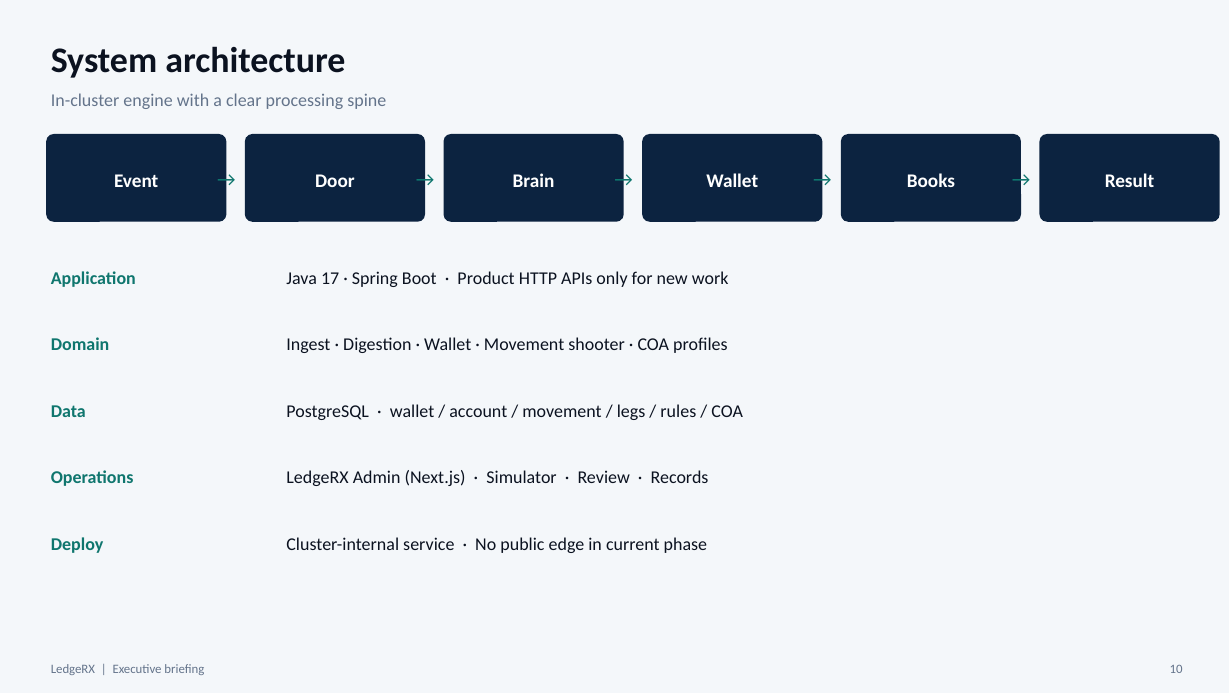
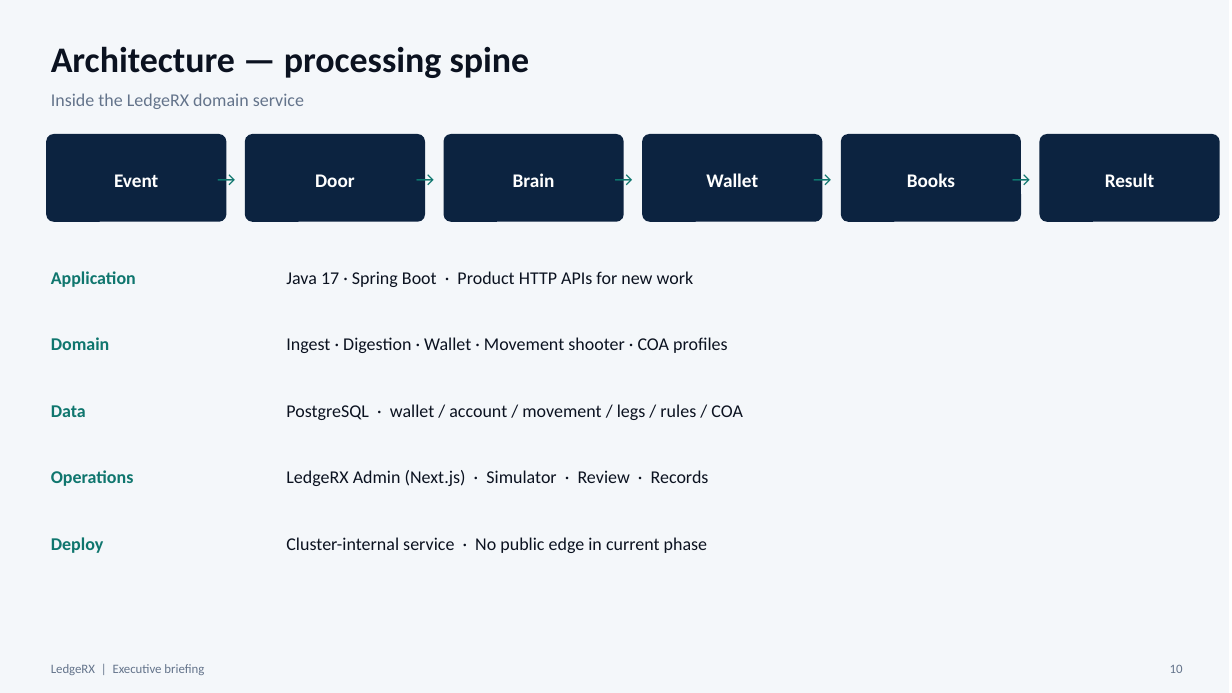
Before and after one commit to yky32/ledger-engine, a slide deck: slide 10 of docs/decks/LedgeRX-Executive-Briefing-v2.pptx. Drawn at 1232x693 pixels with LibreOffice and Linux fonts; fonts in the diff are those of the drawing. Boxes give left, top, right and bottom in pixels: in the first picture for what was removed or moved away, otherwise in the second. Text is boxed around its words. In the diff, an @@ line names an element or a change of style, - is before the commit and + after.

Commit message:
docs: exec deck v2.1 — microservices architecture slides

```diff
--- a/docs/decks/LedgeRX-Executive-Briefing-v2.pptx
+++ b/docs/decks/LedgeRX-Executive-Briefing-v2.pptx
@@ text at (51, 46, 530, 78): text changed @@
-System architecture
+Architecture — processing spine
@@ text at (51, 93, 304, 109): text changed @@
-In-cluster engine with a clear processing spine
+Inside the LedgeRX domain service
@@ text at (286, 271, 694, 287): text changed @@
-Java 17 · Spring Boot · Product HTTP APIs only for new work
+Java 17 · Spring Boot · Product HTTP APIs for new work
```
Also in this commit, not shown: 8 other slides changed, 2 slides added, 1 other file.
